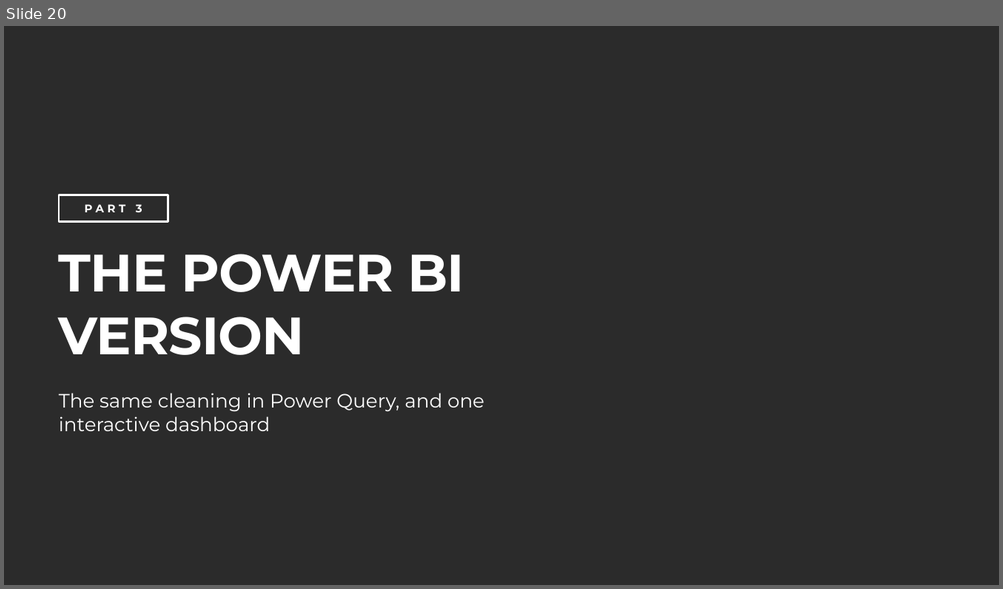
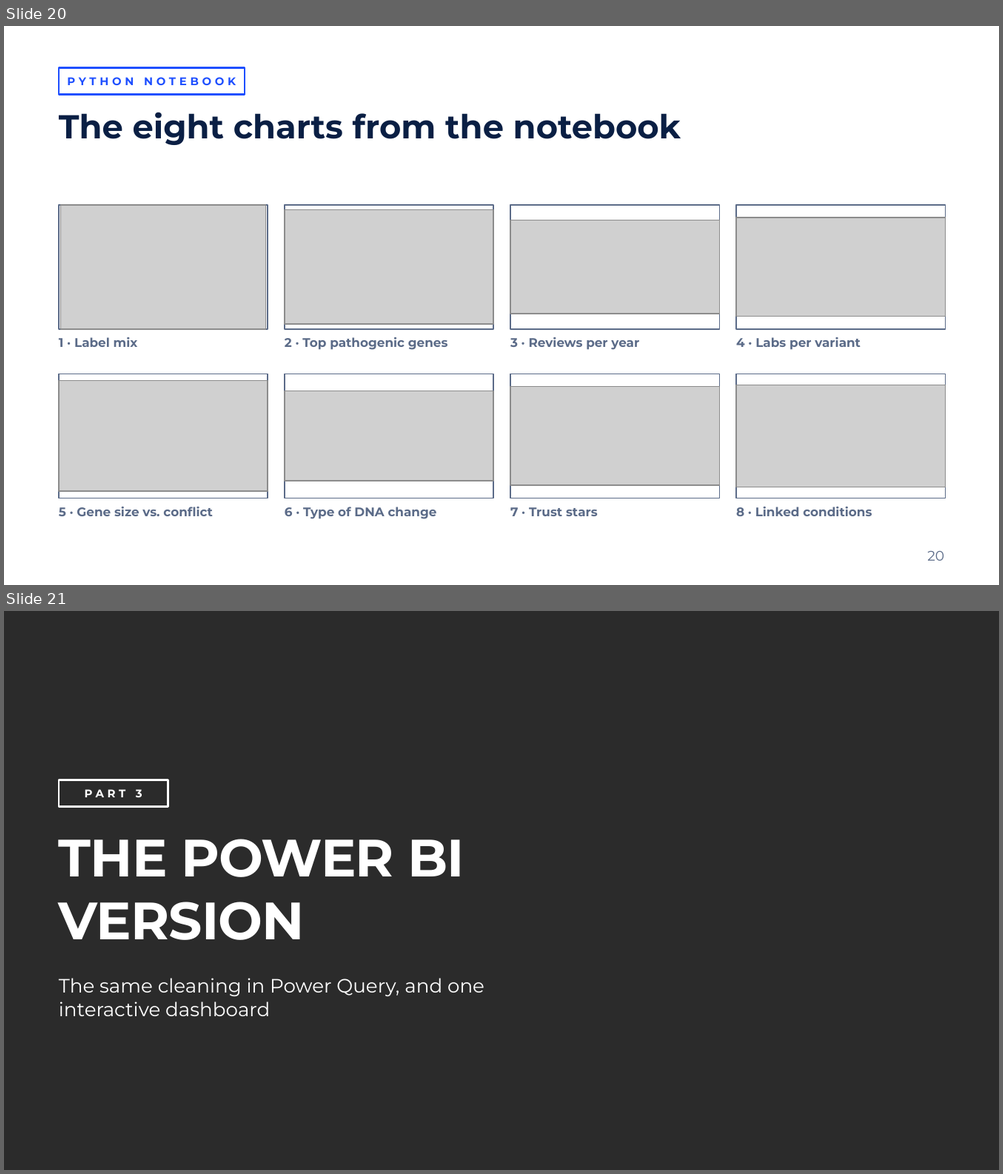
Before and after one commit to yeruka-ui/ClinVar-Data-Analysis, a slide deck: ClinVar_Full_Presentation_DNA.pptx. Shown one above the other, each under a label of ours: slide 20 before the commit, slides 20 and 21 after it. The pictures are 1003x589 and 1003x1174 pixels, drawn with LibreOffice and Linux fonts; fonts in the diff are those of the drawing; grey boxes stand for pictures; background and template pictures are left out; a plain dark background stands for a picture behind light text. Boxes give left, top, right and bottom in pixels: in the first picture for what was removed or moved away, otherwise in the second. Text is boxed around its words. In the diff, an @@ line names an element or a change of style, - is before the commit and + after.

```diff
--- a/ClinVar_Full_Presentation_DNA.pptx
+++ b/ClinVar_Full_Presentation_DNA.pptx
@@ slide 20 added at [4,26,999,585], background picture (left out) @@
@@ rectangle added at [59,67,244,95], outline #1E4FFF 1.25 pt, 8 pt, text #1E4FFF, bold @@
+PYTHON NOTEBOOK
@@ text added at [59,112,681,145], 24 pt, text #0A1F44, bold @@
+The eight charts from the notebook
@@ rectangle added at [59,205,267,329], outline #5B6B88 0.75 pt @@
@@ picture added at [61,205,265,329] @@
@@ rectangle added at [284,205,493,329], outline #5B6B88 0.75 pt @@
@@ picture added at [284,210,493,324] @@
@@ rectangle added at [510,205,719,329], outline #5B6B88 0.75 pt @@
@@ picture added at [510,220,719,313] @@
@@ rectangle added at [736,205,945,329], outline #5B6B88 0.75 pt @@
@@ picture added at [736,218,945,316] @@
@@ text added at [59,338,138,347], 9 pt, text #5B6B88, bold @@
+1 · Label mix
@@ text added at [284,338,448,350], 9 pt, text #5B6B88, bold @@
+2 · Top pathogenic genes
@@ text added at [510,338,639,350], 9 pt, text #5B6B88, bold @@
+3 · Reviews per year
@@ text added at [736,338,860,350], 9 pt, text #5B6B88, bold @@
+4 · Labs per variant
@@ rectangle added at [59,374,267,498], outline #5B6B88 0.75 pt @@
@@ rectangle added at [284,374,493,498], outline #5B6B88 0.75 pt @@
@@ rectangle added at [510,374,719,498], outline #5B6B88 0.75 pt @@
@@ rectangle added at [736,374,945,498], outline #5B6B88 0.75 pt @@
@@ picture added at [59,381,267,491] @@
@@ picture added at [284,391,493,480] @@
@@ picture added at [510,387,719,486] @@
@@ picture added at [736,385,945,488] @@
@@ text added at [59,507,213,517], 9 pt, text #5B6B88, bold @@
+5 · Gene size vs. conflict
@@ text added at [284,507,437,520], 9 pt, text #5B6B88, bold @@
+6 · Type of DNA change
@@ text added at [510,508,597,517], 9 pt, text #5B6B88, bold @@
+7 · Trust stars
@@ text added at [736,507,871,517], 9 pt, text #5B6B88, bold @@
+8 · Linked conditions
@@ text added at [927,551,944,561], 10 pt, text #5B6B88 @@
+20
@@ what was slide 20 is now slide 21 @@
```
Also in this commit, not shown: 10 slides changed, 10 other files.
